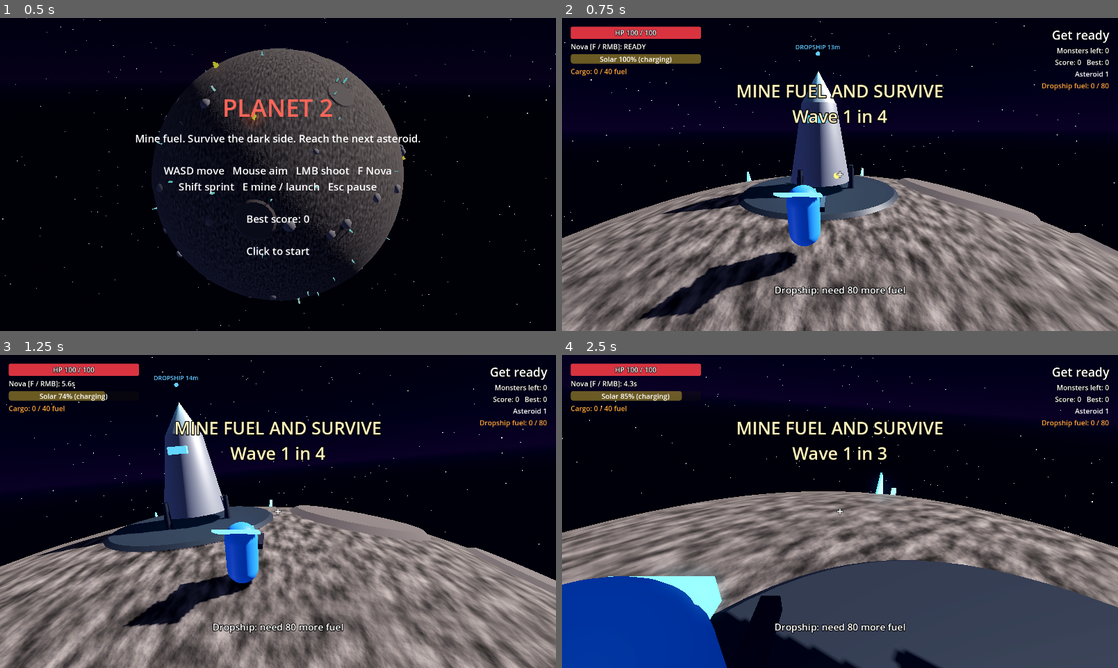
Above: before the commit, frames 1-4 (two rows, left to right).
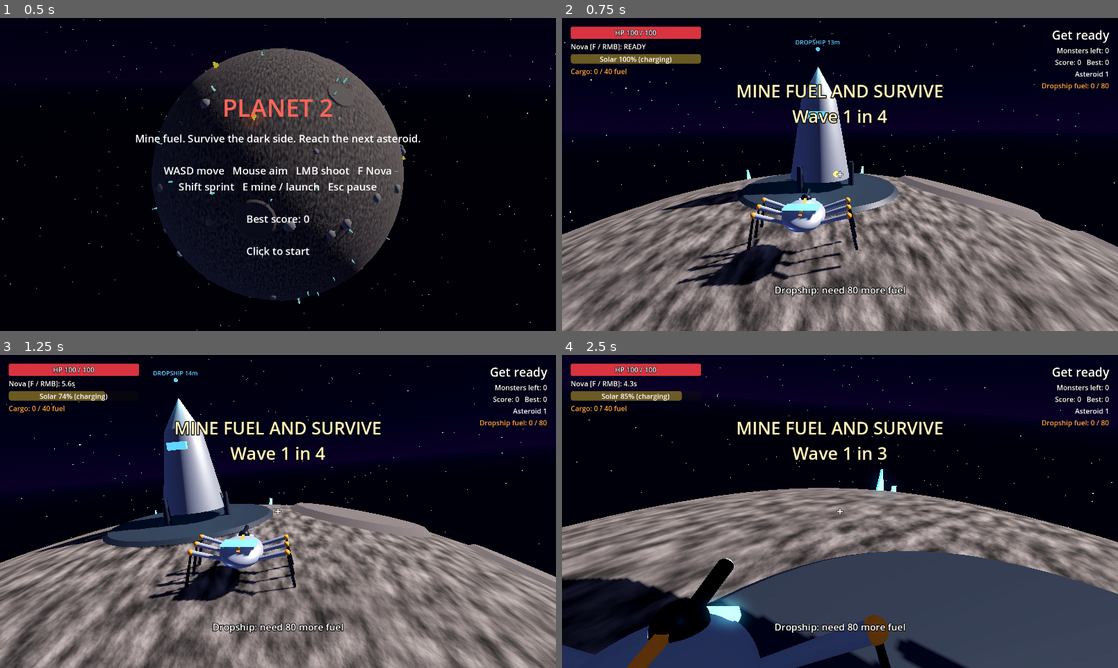
Above: after the commit, the same moments.

Repository: KZar28/planet-2
Game: Godot game, scene res://scenes/main.tscn
Same seed, same stepped clock (60 frames per second), same inputs: the game is played once before the commit and once after it.
Inputs (mouse positions are in pixels of both pictures, inside the frame that each line leads up to):
- Up to frame 1 (0.5 s): no input
- Up to frame 2 (0.75 s): tap Enter (ui_accept) at 0.5 s; move the mouse to (962, 158) at 0.52 s; hold D (move_right) from 0.53 s (still down); hold E (interact) from 0.53 s (still down); click (962, 158) at 0.67 s
- Up to frame 3 (1.25 s): keep holding D (move_right); keep holding E (interact); tap Space (jump) at 0.77, 1.07 s; tap F (nova) at 0.8 s
- Up to frame 4 (2.5 s): move the mouse to (812, 511) at 1.27 s; release D (move_right) at 1.28 s; release E (interact) at 1.28 s; hold W (move_forward) from 1.28 s (still down); tap F (nova) at 1.35 s; tap Space (jump) at 1.52, 1.55, 1.82, 2.1 s; move the mouse to (851, 505) at 2.02 s; hold E (interact) from 2.03 s (still down)

Frame 1 is identical in both runs. In frame 2, 22% of the frame differs, in the area x 0-100%, y 1-100%; in frame 3, 23%; in frame 4, 26%, in the area x 0-100%, y 7-100%.

Commit message:
Six-legged crawler player with procedural walk/idle/mining-stance animation; interruptible mining at half rate
Co-Authored-By: Kevin Zarzana <kzarzana@gmail.com>

Diff:
--- a/scenes/player.tscn
+++ b/scenes/player.tscn
@@ -1,38 +1,11 @@
-[gd_scene load_steps=10 format=3]
+[gd_scene load_steps=5 format=3]
 
 [ext_resource type="Script" path="res://scripts/player.gd" id="1_player"]
+[ext_resource type="Script" path="res://scripts/crawler_rig.gd" id="2_rig"]
 
 [sub_resource type="CapsuleShape3D" id="CapsuleShape3D_body"]
-radius = 0.45
-height = 1.8
-
-[sub_resource type="StandardMaterial3D" id="Mat_body"]
-albedo_color = Color(0.2, 0.55, 0.95, 1)
-roughness = 0.5
-
-[sub_resource type="CapsuleMesh" id="CapsuleMesh_body"]
-material = SubResource("Mat_body")
-radius = 0.45
-height = 1.8
-
-[sub_resource type="StandardMaterial3D" id="Mat_visor"]
-albedo_color = Color(0.05, 0.05, 0.1, 1)
-emission_enabled = true
-emission = Color(0.3, 0.9, 1, 1)
-emission_energy_multiplier = 1.5
-
-[sub_resource type="BoxMesh" id="BoxMesh_visor"]
-material = SubResource("Mat_visor")
-size = Vector3(0.6, 0.18, 0.2)
-
-[sub_resource type="StandardMaterial3D" id="Mat_gun"]
-albedo_color = Color(0.25, 0.25, 0.3, 1)
-metallic = 0.6
-roughness = 0.4
-
-[sub_resource type="BoxMesh" id="BoxMesh_gun"]
-material = SubResource("Mat_gun")
-size = Vector3(0.14, 0.14, 0.7)
+radius = 0.55
+height = 1.3
 
 [sub_resource type="SphereShape3D" id="SphereShape3D_arm"]
 radius = 0.25
@@ -43,26 +16,14 @@
 script = ExtResource("1_player")
 
 [node name="CollisionShape3D" type="CollisionShape3D" parent="."]
-transform = Transform3D(1, 0, 0, 0, 1, 0, 0, 0, 1, 0, 0.9, 0)
+transform = Transform3D(1, 0, 0, 0, 1, 0, 0, 0, 1, 0, 0.65, 0)
 shape = SubResource("CapsuleShape3D_body")
 
-[node name="Body" type="MeshInstance3D" parent="."]
-transform = Transform3D(1, 0, 0, 0, 1, 0, 0, 0, 1, 0, 0.9, 0)
-mesh = SubResource("CapsuleMesh_body")
-
-[node name="Visor" type="MeshInstance3D" parent="."]
-transform = Transform3D(1, 0, 0, 0, 1, 0, 0, 0, 1, 0, 1.45, -0.37)
-mesh = SubResource("BoxMesh_visor")
-
-[node name="Gun" type="MeshInstance3D" parent="."]
-transform = Transform3D(1, 0, 0, 0, 1, 0, 0, 0, 1, 0.5, 1.1, -0.35)
-mesh = SubResource("BoxMesh_gun")
-
-[node name="Muzzle" type="Marker3D" parent="."]
-transform = Transform3D(1, 0, 0, 0, 1, 0, 0, 0, 1, 0.5, 1.1, -0.75)
+[node name="Rig" type="Node3D" parent="."]
+script = ExtResource("2_rig")
 
 [node name="CameraPivot" type="Node3D" parent="."]
-transform = Transform3D(1, 0, 0, 0, 1, 0, 0, 0, 1, 0, 1.6, 0)
+transform = Transform3D(1, 0, 0, 0, 1, 0, 0, 0, 1, 0, 1.4, 0)
 
 [node name="SpringArm3D" type="SpringArm3D" parent="CameraPivot"]
 transform = Transform3D(1, 0, 0, 0, 1, 0, 0, 0, 1, 1.0, 0.5, 0)
--- /dev/null
+++ b/scripts/crawler_rig.gd
@@ -0,0 +1,181 @@
+class_name CrawlerRig
+extends Node3D
+## Procedural six-legged crawler body for the player. Tripod gait while moving,
+## a gentle bob while idle, and a crouched, splayed stance while mining.
+
+const HIPS := [
+	Vector3(-0.42, -0.05, -0.38), Vector3(0.42, -0.05, 0.0), Vector3(-0.42, -0.05, 0.38),
+	Vector3(0.42, -0.05, -0.38), Vector3(-0.42, -0.05, 0.0), Vector3(0.42, -0.05, 0.38),
+]  # First three legs form one tripod, last three the other.
+
+@export var ride_height := 0.75
+@export var stance_height := 0.45
+@export var upper_length := 0.85
+@export var lower_length := 1.0
+@export var foot_spread := 1.45
+@export var stance_spread := 1.75
+@export var stride_length := 0.35
+@export var step_height := 0.28
+@export var steps_per_unit := 0.55  ## Gait cycles per metre travelled.
+
+var hull_material := StandardMaterial3D.new()
+var panel_material := StandardMaterial3D.new()
+var hull := Node3D.new()
+var turret := Node3D.new()
+var muzzle := Marker3D.new()
+
+var _legs: Array[Dictionary] = []
+var _phase := 0.0
+var _time := 0.0
+var _move := 0.0
+var _stance := 0.0
+
+
+func _ready() -> void:
+	hull_material.albedo_color = Color(0.78, 0.8, 0.84)
+	hull_material.metallic = 0.6
+	hull_material.roughness = 0.35
+	var dark := StandardMaterial3D.new()
+	dark.albedo_color = Color(0.16, 0.17, 0.2)
+	dark.metallic = 0.7
+	dark.roughness = 0.4
+	var accent := StandardMaterial3D.new()
+	accent.albedo_color = Color(1.0, 0.55, 0.15)
+	accent.roughness = 0.5
+	var glow := StandardMaterial3D.new()
+	glow.albedo_color = Color(0.05, 0.05, 0.1)
+	glow.emission_enabled = true
+	glow.emission = Color(0.3, 0.9, 1.0)
+	glow.emission_energy_multiplier = 2.0
+	panel_material.albedo_color = Color(0.1, 0.15, 0.4)
+	panel_material.metallic = 0.8
+	panel_material.roughness = 0.2
+	panel_material.emission_enabled = true
+	panel_material.emission = Color(0.3, 0.6, 1.0)
+
+	hull.position.y = ride_height
+	add_child(hull)
+	var dome := SphereMesh.new()
+	dome.radius = 0.6
+	dome.height = 1.2
+	_mesh(hull, dome, hull_material, Vector3.ZERO, Vector3(1.0, 0.5, 1.25))
+	var belly := CylinderMesh.new()
+	belly.top_radius = 0.55
+	belly.bottom_radius = 0.4
+	belly.height = 0.18
+	_mesh(hull, belly, dark, Vector3(0, -0.12, 0), Vector3(1.0, 1.0, 1.2))
+	var stripe := BoxMesh.new()
+	stripe.size = Vector3(0.08, 0.04, 1.2)
+	_mesh(hull, stripe, accent, Vector3(0, 0.29, 0))
+	var visor := BoxMesh.new()
+	visor.size = Vector3(0.5, 0.1, 0.12)
+	_mesh(hull, visor, glow, Vector3(0, 0.08, -0.68))
+	var panel := BoxMesh.new()
+	panel.size = Vector3(0.9, 0.05, 0.6)
+	var panel_mi := _mesh(hull, panel, panel_material, Vector3(0, 0.36, 0.25))
+	panel_mi.rotation.x = deg_to_rad(-15.0)
+
+	turret.position = Vector3(0, 0.22, -0.5)
+	hull.add_child(turret)
+	var mount := SphereMesh.new()
+	mount.radius = 0.16
+	mount.height = 0.32
+	_mesh(turret, mount, dark, Vector3.ZERO)
+	var barrel := CylinderMesh.new()
+	barrel.top_radius = 0.05
+	barrel.bottom_radius = 0.07
+	barrel.height = 0.6
+	var barrel_mi := _mesh(turret, barrel, dark, Vector3(0, 0, -0.3))
+	barrel_mi.rotation.x = deg_to_rad(90.0)
+	var tip := SphereMesh.new()
+	tip.radius = 0.06
+	tip.height = 0.12
+	_mesh(turret, tip, glow, Vector3(0, 0, -0.6))
+	muzzle.position = Vector3(0, 0, -0.68)
+	turret.add_child(muzzle)
+
+	var upper := CylinderMesh.new()
+	upper.top_radius = 0.07
+	upper.bottom_radius = 0.05
+	upper.height = 1.0
+	var lower := CylinderMesh.new()
+	lower.top_radius = 0.045
+	lower.bottom_radius = 0.025
+	lower.height = 1.0
+	var joint := SphereMesh.new()
+	joint.radius = 0.08
+	joint.height = 0.16
+	for i in HIPS.size():
+		var leg := {
+			"hip": HIPS[i],
+			"side": signf(HIPS[i].x),
+			"offset": 0.0 if i < 3 else PI,
+			"upper": _mesh(self, upper, hull_material, Vector3.ZERO),
+			"lower": _mesh(self, lower, dark, Vector3.ZERO),
+			"knee": _mesh(self, joint, accent, Vector3.ZERO),
+		}
+		_legs.append(leg)
+	animate(0.0, 0.0, false, Vector3.ZERO)
+
+
+## speed: ground speed in m/s. mine_target: global point the laser hits.
+func animate(delta: float, speed: float, mining: bool, mine_target: Vector3) -> void:
+	_time += delta
+	_move = move_toward(_move, clampf(speed / 3.0, 0.0, 1.0), delta * 4.0)
+	_stance = move_toward(_stance, 1.0 if mining else 0.0, delta * 5.0)
+	_phase = fmod(_phase + speed * delta * steps_per_unit * TAU, TAU)
+
+	var idle_bob := sin(_time * 2.6) * 0.035 * (1.0 - _move) * (1.0 - _stance)
+	var walk_bob := absf(sin(_phase)) * 0.05 * _move
+	var mining_shake := sin(_time * 55.0) * 0.012 * _stance
+	hull.position.y = lerpf(ride_height, stance_height, _stance) + idle_bob + walk_bob + mining_shake
+	hull.rotation.x = lerpf(sin(_phase * 2.0) * 0.03 * _move, -0.12, _stance)
+	hull.rotation.z = sin(_phase) * 0.04 * _move
+
+	if mining:
+		turret.look_at(mine_target, global_basis.y)
+	else:
+		turret.rotation = turret.rotation.lerp(Vector3.ZERO, clampf(delta * 8.0, 0.0, 1.0))
+
+	var spread := lerpf(foot_spread, stance_spread, _stance)
+	for leg: Dictionary in _legs:
+		var hip_local: Vector3 = leg.hip
+		var side: float = leg.side
+		var p := _phase + float(leg.offset)
+		var foot := Vector3(side * spread, 0.0, hip_local.z * lerpf(1.4, 1.6, _stance))
+		foot.z -= sin(p) * stride_length * _move
+		foot.y += maxf(cos(p), 0.0) * step_height * _move
+		var hip := hull.transform * hip_local
+		_solve_leg(leg, hip, foot)
+
+
+func _solve_leg(leg: Dictionary, hip: Vector3, foot: Vector3) -> void:
+	var to_foot := foot - hip
+	var d := clampf(to_foot.length(), 0.05, upper_length + lower_length - 0.01)
+	var dir := to_foot.normalized()
+	var along := (upper_length * upper_length - lower_length * lower_length + d * d) / (2.0 * d)
+	var lift := sqrt(maxf(upper_length * upper_length - along * along, 0.0))
+	var bend := Vector3.UP + Vector3(float(leg.side) * 0.8, 0.0, 0.0)
+	bend = (bend - dir * bend.dot(dir)).normalized()
+	var knee := hip + dir * along + bend * lift
+	var end := hip + dir * d
+	_place_segment(leg.upper, hip, knee)
+	_place_segment(leg.lower, knee, end)
+	(leg.knee as Node3D).position = knee
+
+
+func _place_segment(mi: MeshInstance3D, from: Vector3, to: Vector3) -> void:
+	var span := to - from
+	var y := span.normalized()
+	var x := y.cross(Vector3.FORWARD if absf(y.z) < 0.9 else Vector3.RIGHT).normalized()
+	mi.transform = Transform3D(Basis(x, y * span.length(), y.cross(x)), from + span * 0.5)
+
+
+func _mesh(parent: Node3D, mesh: Mesh, material: Material, offset: Vector3, scale_by := Vector3.ONE) -> MeshInstance3D:
+	var mi := MeshInstance3D.new()
+	mi.mesh = mesh
+	mi.material_override = material
+	mi.position = offset
+	mi.scale = scale_by
+	parent.add_child(mi)
+	return mi
--- a/scripts/player.gd
+++ b/scripts/player.gd
@@ -41,7 +41,7 @@
 
 @export_group("Mining")
 @export var cargo_capacity := 40.0
-@export var mining_rate := 8.0  ## Fuel per second.
+@export var mining_rate := 4.0  ## Fuel per second.
 @export var mining_range := 3.2
 @export var cargo_slowdown := 0.3  ## Speed lost at full cargo.
 
@@ -60,22 +60,24 @@
 var _body_material: StandardMaterial3D
 var _prompt := ""
 var _mining_target: FuelDeposit
-var _panel_material := StandardMaterial3D.new()
+var _mining_interrupted := false  # Set by damage/attacks; cleared when E is released.
+var _panel_material: StandardMaterial3D
+var _muzzle: Marker3D
 var _shield := MeshInstance3D.new()
 var _beam := MeshInstance3D.new()
 var _day_night: DayNight
 
 @onready var _camera_pivot: Node3D = $CameraPivot
 @onready var _camera: Camera3D = $CameraPivot/SpringArm3D/Camera3D
-@onready var _muzzle: Marker3D = $Muzzle
-@onready var _body: MeshInstance3D = $Body
+@onready var _rig: CrawlerRig = $Rig
 
 
 func _ready() -> void:
 	super()
 	health = max_health
-	_body_material = (_body.mesh.surface_get_material(0) as StandardMaterial3D).duplicate()
-	_body.material_override = _body_material
+	_body_material = _rig.hull_material
+	_panel_material = _rig.panel_material
+	_muzzle = _rig.muzzle
 	energy = max_energy
 	_day_night = get_tree().get_first_node_in_group("day_night") as DayNight
 	_build_gear()
@@ -108,6 +110,9 @@
 	_update_powerups(delta)
 
 	var input := Input.get_vector("move_left", "move_right", "move_forward", "move_back")
+	var rooted := _mining_target != null  # Braced in the mining stance.
+	if rooted:
+		input = Vector2.ZERO
 	var sprinting := Input.is_action_pressed("sprint") and input != Vector2.ZERO and energy > 0.0
 	if sprinting:
 		_spend_energy(sprint_energy_cost * delta)
@@ -122,7 +127,7 @@
 	var accel := acceleration if is_on_floor() else acceleration * air_control
 	horizontal = horizontal.lerp(target, clampf(accel * delta, 0.0, 1.0))
 	if is_on_floor():
-		if Input.is_action_just_pressed("jump"):
+		if Input.is_action_just_pressed("jump") and not rooted:
 			vertical = jump_velocity
 	else:
 		vertical -= gravity_strength * delta
@@ -135,6 +140,13 @@
 			_spend_energy(nova_energy_cost)
 			_nova()
 	_update_interaction(delta)
+	var mine_point := _mining_target.global_position + _mining_target.global_basis.y * 0.6 if _mining_target else Vector3.ZERO
+	_rig.animate(delta, split_velocity()[0].length() if is_on_floor() else 0.0, _mining_target != null, mine_point)
+
+
+func _interrupt_mining() -> void:
+	if _mining_target or Input.is_action_pressed("interact"):
+		_mining_interrupted = true
 
 
 func apply_powerup(type: Powerup.Type) -> void:
@@ -172,6 +184,8 @@
 ## Deposits cargo at the dropship automatically; E mines nearby fuel or launches.
 func _update_interaction(delta: float) -> void:
 	var interact := Input.is_action_pressed("interact")
+	if not interact:
+		_mining_interrupted = false
 	var prompt := ""
 	_mining_target = null
 	if dropship and dropship.is_in_range(self):
@@ -192,6 +206,8 @@
 				prompt = "Cargo full - return to the dropship"
 			elif energy <= 0.0:
 				prompt = "Out of energy - get into the sunlight"
+			elif interact and _mining_interrupted:
+				prompt = "Interrupted - release and press E to mine again"
 			elif interact:
 				prompt = "Mining..."
 				_mining_target = deposit
@@ -226,34 +242,21 @@
 	var dir := to - from
 	var y := dir.normalized()
 	var x := y.cross(Vector3.UP if absf(y.y) < 0.9 else Vector3.RIGHT).normalized()
-	_beam.global_transform = Transform3D(Basis(x, y * dir.length(), y.cross(x)), from + dir * 0.5)
+	var pulse := 1.0 + 0.4 * sin(Time.get_ticks_msec() * 0.03)
+	_beam.global_transform = Transform3D(Basis(x * pulse, y * dir.length(), y.cross(x) * pulse), from + dir * 0.5)
 
 
 func _build_gear() -> void:
-	_panel_material.albedo_color = Color(0.1, 0.15, 0.4)
-	_panel_material.metallic = 0.8
-	_panel_material.roughness = 0.2
-	_panel_material.emission_enabled = true
-	_panel_material.emission = Color(0.3, 0.6, 1.0)
-	var panel_mesh := BoxMesh.new()
-	panel_mesh.size = Vector3(1.1, 0.06, 0.7)
-	panel_mesh.material = _panel_material
-	var panel := MeshInstance3D.new()
-	panel.mesh = panel_mesh
-	panel.position = Vector3(0, 1.75, 0.45)
-	panel.rotation.x = deg_to_rad(-30.0)
-	add_child(panel)
-
 	var shield_mat := StandardMaterial3D.new()
 	shield_mat.shading_mode = BaseMaterial3D.SHADING_MODE_UNSHADED
 	shield_mat.transparency = BaseMaterial3D.TRANSPARENCY_ALPHA
 	shield_mat.albedo_color = Color(0.3, 0.7, 1.0, 0.25)
 	var shield_mesh := SphereMesh.new()
-	shield_mesh.radius = 1.4
-	shield_mesh.height = 2.8
+	shield_mesh.radius = 1.7
+	shield_mesh.height = 3.4
 	shield_mesh.material = shield_mat
 	_shield.mesh = shield_mesh
-	_shield.position = Vector3(0, 1.0, 0)
+	_shield.position = Vector3(0, 0.7, 0)
 	_shield.cast_shadow = GeometryInstance3D.SHADOW_CASTING_SETTING_OFF
 	_shield.visible = false
 	add_child(_shield)
@@ -262,8 +265,8 @@
 	beam_mat.shading_mode = BaseMaterial3D.SHADING_MODE_UNSHADED
 	beam_mat.albedo_color = FuelDeposit.COLOR
 	var beam_mesh := CylinderMesh.new()
-	beam_mesh.top_radius = 0.04
-	beam_mesh.bottom_radius = 0.04
+	beam_mesh.top_radius = 0.06
+	beam_mesh.bottom_radius = 0.06
 	beam_mesh.height = 1.0
 	beam_mesh.material = beam_mat
 	_beam.mesh = beam_mesh
@@ -276,6 +279,7 @@
 func take_damage(amount: float) -> void:
 	if is_dead or _invuln_timer > 0.0:
 		return
+	_interrupt_mining()
 	if powerup_timers.has(Powerup.Type.SHIELD):
 		_flash(Powerup.INFO[Powerup.Type.SHIELD].color)
 		return
@@ -297,6 +301,7 @@
 
 
 func _fire() -> void:
+	_interrupt_mining()
 	_fire_timer = fire_cooldown
 	var origin := _muzzle.global_position
 	var dir := (_get_aim_point() - origin).normalized()
@@ -323,6 +328,7 @@
 
 
 func _nova() -> void:
+	_interrupt_mining()
 	_nova_timer = nova_cooldown
 	nova_cooldown_changed.emit(_nova_timer, nova_cooldown)
 	for enemy in get_tree().get_nodes_in_group("enemies"):
